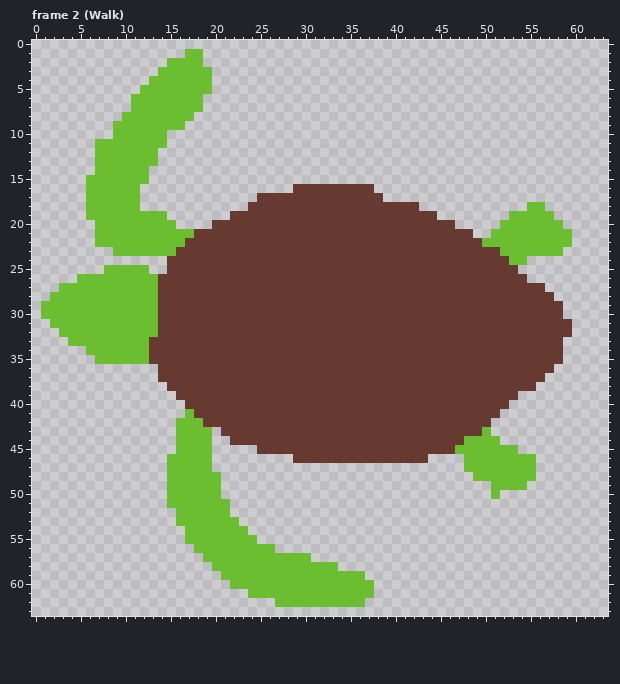
A pixel-art file gets an edit: src/images/turtle.aseprite. Above: the version before the commit.
64x64 pixels, 8 frames. Shown: frame 2 (Walk). The commit also changed other frames, which this record leaves out.
Now the later version:
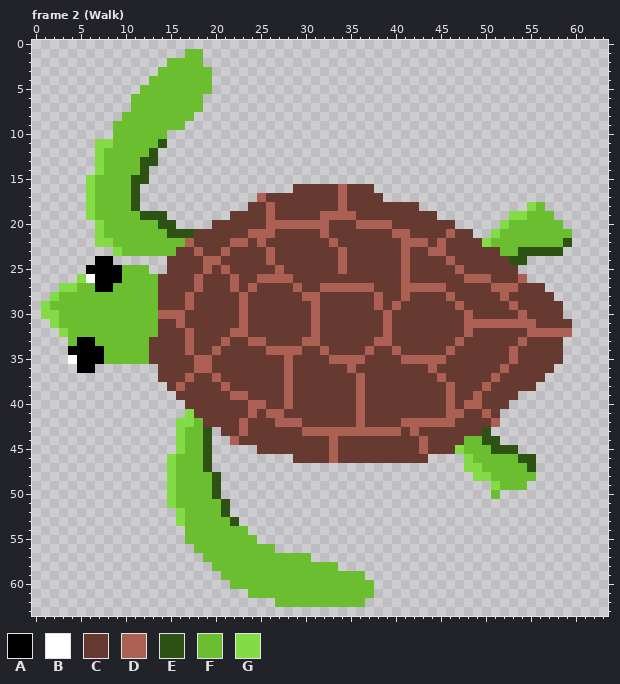
Palette (. is transparent): A #000000  B #ffffff  C #663931  D #ac6053  E #2d5214  F #6abe30  G #83dc46
Edits made:
Changed rows in their new state; - is an unchanged pixel.
Frame 2 (Walk), layers "Shell", "Limbs", "Head":
first column x 1:
11 ------GG-----E---------------------------------------------
12 ------G-----E----------------------------------------------
13 ------G----EE----------------------------------------------
14 ------G----E-----------------------------------------------
15 -----G----EE-----------------------------------------------
16 -----G----E----------------------D-------------------------
17 -----G----E-------------D--------D-------------------------
18 -----G----E--------------D-------D--------------------G----
19 -----G-----EEE-----------D-----DDDD-----------------GG-----
20 ------G------EE----------DDDDDDD---DDDD------------G-------
21 ------G-------EEE------DDD-----D-------DD----D----G--------
22 ------GG--------D----DD-D-------D-------DDD-D----G--------E
23 --------G--------D--D----D-------D------D--DD--------EEEEE-
24 ------AA----------DD-----D-------D------D----D------EE-----
25 -----AAAA---------D-D-----D------D------D-----D------------
26 ----GBAAA--------D---D--DDDD------------D------DDD---D-----
27 --GG--AA---------D---D-D----D--DDDDDD---DDDDD-----DDD------
28 -G--------------D-----D------DD------D--D----D-----D-------
29 G---------------D-----D-------D------D-D------D-----D------
30 GG-----------DDD------D-------D-------D--------D-----D-----
31 -G-------------D------D-------D-------D--------DDDDDDDD----
32 --G-------------D----DD-------D-------D--------D------DDDDD
33 ----AA----------D---D--DD----DD------DD-------D------D-----
34 ---AAAA---------D--D-----DDDD--D----D--D-----D------D------
35 ---BAAA----------DD--------D----DDDD----DDDDD-------D------
36 ----AA-----------DD--------D------D--------D-------D-------
37 ----------------D--D-------D-------D--------D-----D--------
38 ---------------D----D------D-------D---------D---D---------
39 ---------------------DD----D-------D---------D--D----------
40 -----------------------DD--D-------D---------D-DD----------
41 ----------------G------D-DD--------D---------DD--D---------
42 ---------------GG-----D---DDD------D----DDDDDD----D--------
43 ---------------G--E---D------DDDDDDDDDDD-D-------E---------
44 ---------------G--E--D----------D---------D------EE--------
45 ---------------G--E-------------D---------D---G---EEE------
46 --------------G---E-------------D--------------G-----EE----
47 --------------G---E----------------------------GG-----E----
48 --------------G----E----------------------------GG---------
49 --------------G----E------------------------------G--------
50 --------------G----E---------------------------------------
51 --------------G-----E--------------------------------------
52 ---------------G----E--------------------------------------
53 ---------------G-----E-------------------------------------
